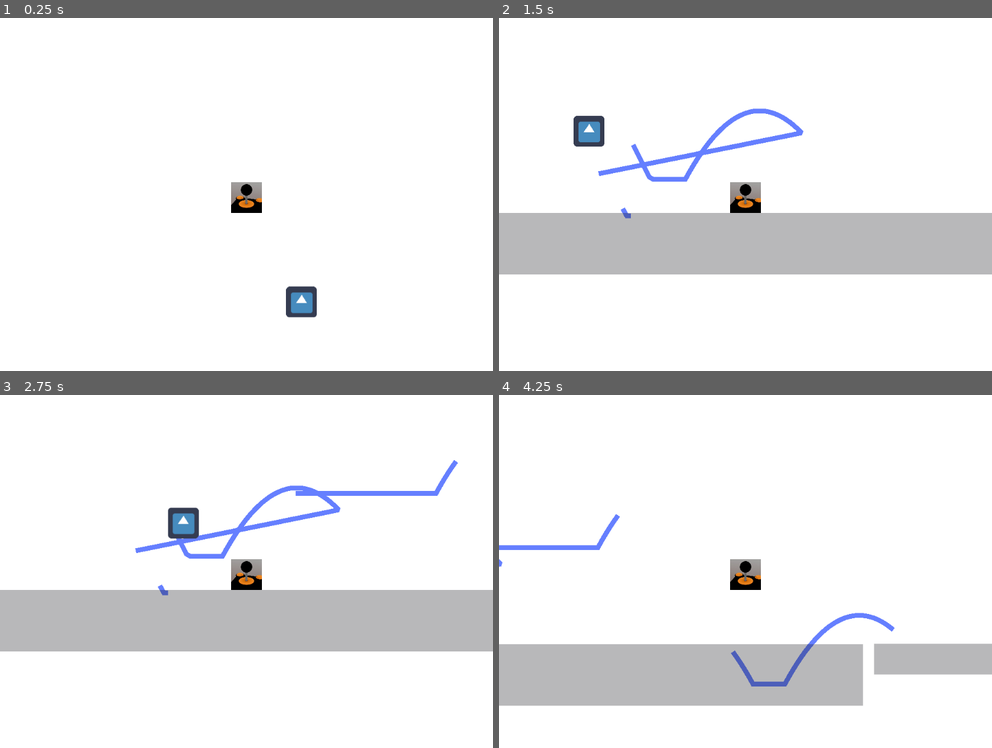
Above: before the commit, frames 1-4 (two rows, left to right).
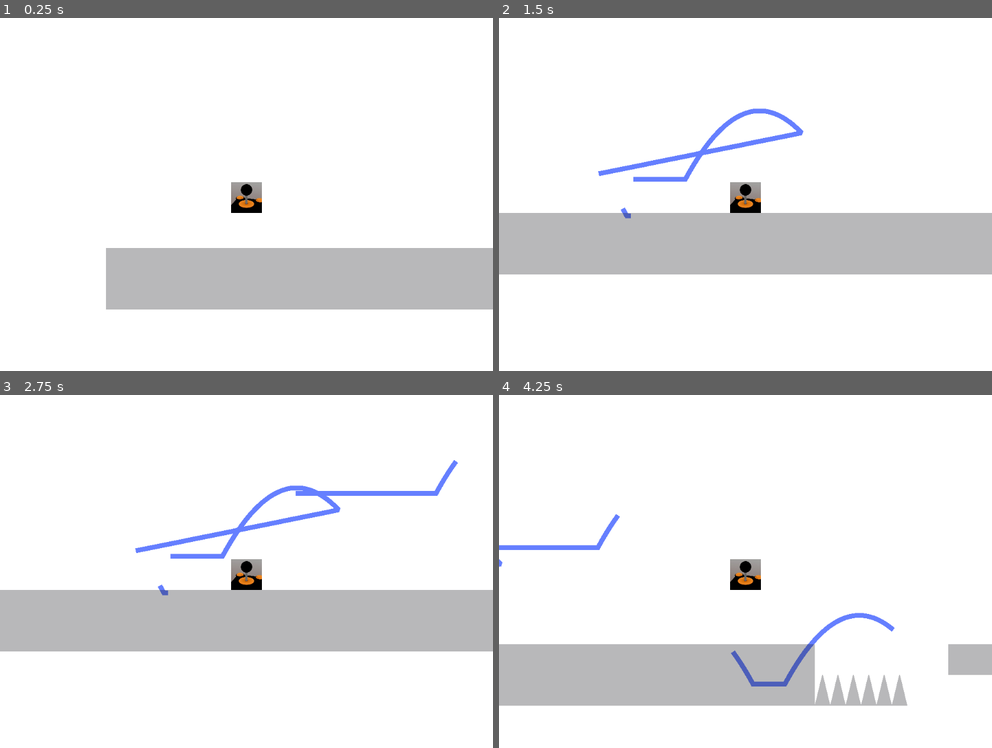
Above: after the commit, the same moments.

Repository: igaryhe/LD45
Game: Godot game, scene res://World.tscn
Two runs of this game, one before a commit and one after it. Both use one fixed random seed, a clock stepped at 60 frames per second and the inputs below. The engine's default icon, where the game draws it, is replaced by a stand-in: a white triangle on a blue panel in a dark square. Sound files missing from this copy of the repository are replaced by a short silence.
Inputs (mouse positions are in pixels of both pictures, inside the frame that each line leads up to):
- Up to frame 1 (0.25 s): no input
- Up to frame 2 (1.5 s): move the mouse to (853, 180) at 0.52 s; press the mouse at (853, 180) at 0.53 s; hold Right (ui_right) from 0.53 s (still down); tap Space (jump) at 0.77 s; move the mouse to (646, 215) at 1.27 s; release the mouse at (646, 215) at 1.28 s; click (646, 215) at 1.35 s
- Up to frame 3 (2.75 s): tap Space (jump) at 1.52 s; move the mouse to (295, 493) at 2.02 s; release Right (ui_right) at 2.03 s; press the mouse at (295, 493) at 2.03 s; hold Left (ui_left) from 2.03 s (still down)
- Up to frame 4 (4.25 s): move the mouse to (720, 649) at 2.77 s; release Left (ui_left) at 2.78 s; release the mouse at (720, 649) at 2.78 s; hold Right (ui_right) from 2.78 s (still down); click (720, 649) at 2.85 s; tap Space (jump) at 3.02, 3.77 s; move the mouse to (893, 631) at 3.52 s; press the mouse at (893, 631) at 3.53 s

The runs differ from the first frame. In frame 1, 14% of the frame differs, in the area x 21-100%, y 65-85%; in frame 2, 0.7%; in frame 3, 0.6%; in frame 4, 3.1%.

Commit message:
respawn and deadzone

Diff:
--- /dev/null
+++ b/Area2D.gd
@@ -0,0 +1,4 @@
+extends Area2D
+
+func _on_Area2D_body_entered(body):
+	Player.init_pos()
--- /dev/null
+++ b/Deadzone.gd
@@ -0,0 +1,4 @@
+extends Node2D
+
+func _on_Deadzone_body_entered(body):
+	Player.init_pos()
--- /dev/null
+++ b/Deadzone.tscn
@@ -0,0 +1,16 @@
+[gd_scene load_steps=3 format=2]
+
+[ext_resource path="res://Deadzone.gd" type="Script" id=1]
+
+[sub_resource type="RectangleShape2D" id=1]
+extents = Vector2( 32, 32 )
+
+[node name="Deadzone" type="Area2D"]
+script = ExtResource( 1 )
+__meta__ = {
+"_edit_group_": true
+}
+
+[node name="CollisionShape2D" type="CollisionShape2D" parent="."]
+shape = SubResource( 1 )
+[connection signal="body_entered" from="." to="." method="_on_Deadzone_body_entered"]
--- a/Enemy.gd
+++ b/Enemy.gd
@@ -1,18 +1,17 @@
 extends StaticBody2D
 const SPEED = 100.0
+const TRIGGER_DISTANCE = 300
 var direction
 var distance
-onready var player = get_node("/root/Player")
 onready var audio_stream = get_node("/root/Player/AudioStreamPlayer2D")
 func _ready():
 	pass
 
 func _physics_process(delta):
-	distance = player.get_position().distance_to(get_position())
-	if distance < 300 and !audio_stream.playing:
+	distance = Player.get_position().distance_to(get_position())
+	if distance < TRIGGER_DISTANCE and !audio_stream.playing:
 		audio_stream.play()
-	elif distance >= 300 and audio_stream.playing:
+	elif distance >= TRIGGER_DISTANCE and audio_stream.playing:
 		audio_stream.stop()
-	direction = (player.position - position).normalized()
-	var motion = direction * SPEED * delta
-	position += motion
+	direction = (Player.position - position).normalized()
+	position += direction * SPEED * delta
--- a/MovingPlatform.tscn
+++ b/MovingPlatform.tscn
@@ -20,6 +20,8 @@
 [node name="Sprite" type="Sprite" parent="Platform"]
 scale = Vector2( 4, 1 )
 texture = ExtResource( 2 )
+region_enabled = true
+region_rect = Rect2( 0, 0, 64, 64 )
 
 [node name="Tween" type="Tween" parent="."]
 repeat = true
--- a/Player.gd
+++ b/Player.gd
@@ -6,6 +6,12 @@
 const MAX_FALL_SPEED = 1000
 
 var y_velocity = 0
+
+func _ready():
+	init_pos()
+
+func init_pos():
+	position = Vector2(100, 320)
 
 func _physics_process(delta):
 	var dir = 0
--- /dev/null
+++ b/Spike.gd
@@ -0,0 +1,4 @@
+extends Area2D
+
+func _on_Spike_body_entered(body):
+	Player.init_pos()
--- a/World.tscn
+++ b/World.tscn
@@ -3,7 +3,7 @@
 [ext_resource path="res://Trail.tscn" type="PackedScene" id=1]
 [ext_resource path="res://tileset.tres" type="TileSet" id=2]
 [ext_resource path="res://MovingPlatform.tscn" type="PackedScene" id=3]
-[ext_resource path="res://Enemy.tscn" type="PackedScene" id=4]
+[ext_resource path="res://Deadzone.tscn" type="PackedScene" id=4]
 
 [node name="World" type="Node2D"]
 
@@ -15,8 +15,18 @@
 tile_data = PoolIntArray( 458760, 0, 0, 589821, 1, 0, 589822, 1, 0, 589823, 1, 0, 524288, 1, 0, 524289, 1, 0, 524290, 1 …(593 unchanged characters)…
 
 [node name="MovingPlatform" parent="." instance=ExtResource( 3 )]
-position = Vector2( 1474, 543 )
+position = Vector2( 1728, 544 )
 move_to = Vector2( 300, 0 )
 
-[node name="Enemy" parent="." instance=ExtResource( 4 )]
-position = Vector2( 124, 328 )
+[node name="Spikes" type="TileMap" parent="."]
+tile_set = ExtResource( 2 )
+format = 1
+tile_data = PoolIntArray( 589845, 2, 0, 589846, 2, 0, 589847, 2, 0 )
+
+[node name="Deadzone" parent="." instance=ExtResource( 4 )]
+position = Vector2( 2272, 928 )
+scale = Vector2( 100, 1 )
+
+[node name="Spike" parent="." instance=ExtResource( 4 )]
+position = Vector2( 1440, 608 )
+scale = Vector2( 3, 1 )
--- a/tileset.tres
+++ b/tileset.tres
@@ -18,7 +18,17 @@
 "autotile_coord": Vector2( 0, 0 ),
 "one_way": false,
 "one_way_margin": 1.0,
-"shape": SubResource( 3 ),
+"shape": SubResource( 1 ),
 "shape_transform": Transform2D( 1, 0, 0, 1, 0, 0 )
 } ]
 1/z_index = 0
+2/name = "trans.png 2"
+2/texture = ExtResource( 1 )
+2/tex_offset = Vector2( 0, 0 )
+2/modulate = Color( 1, 1, 1, 1 )
+2/region = Rect2( 64, 0, 64, 64 )
+2/tile_mode = 0
+2/occluder_offset = Vector2( 0, 0 )
+2/navigation_offset = Vector2( 0, 0 )
+2/shapes = [  ]
+2/z_index = 0
Binary file changed: res/trans.aseprite
Binary file changed: res/trans.png
Not shown: 1 places in tileset.tres that only renumber resources
